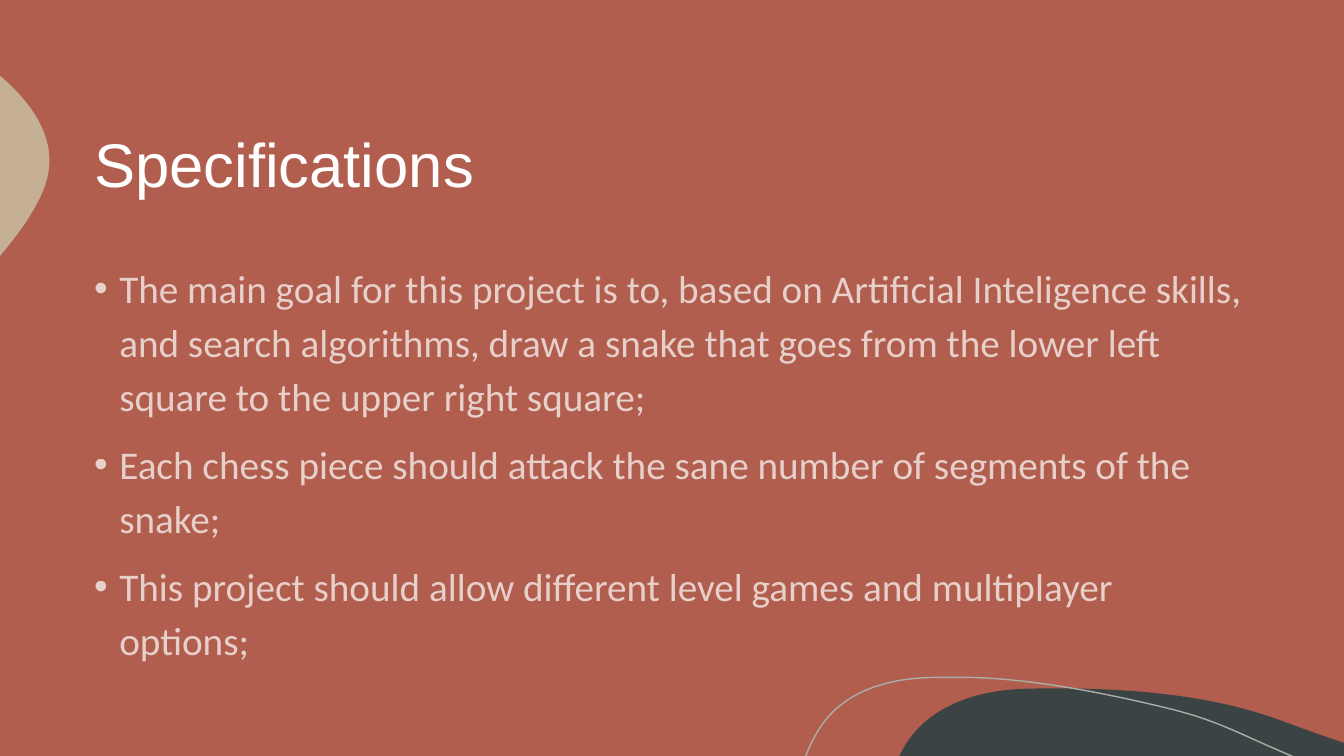
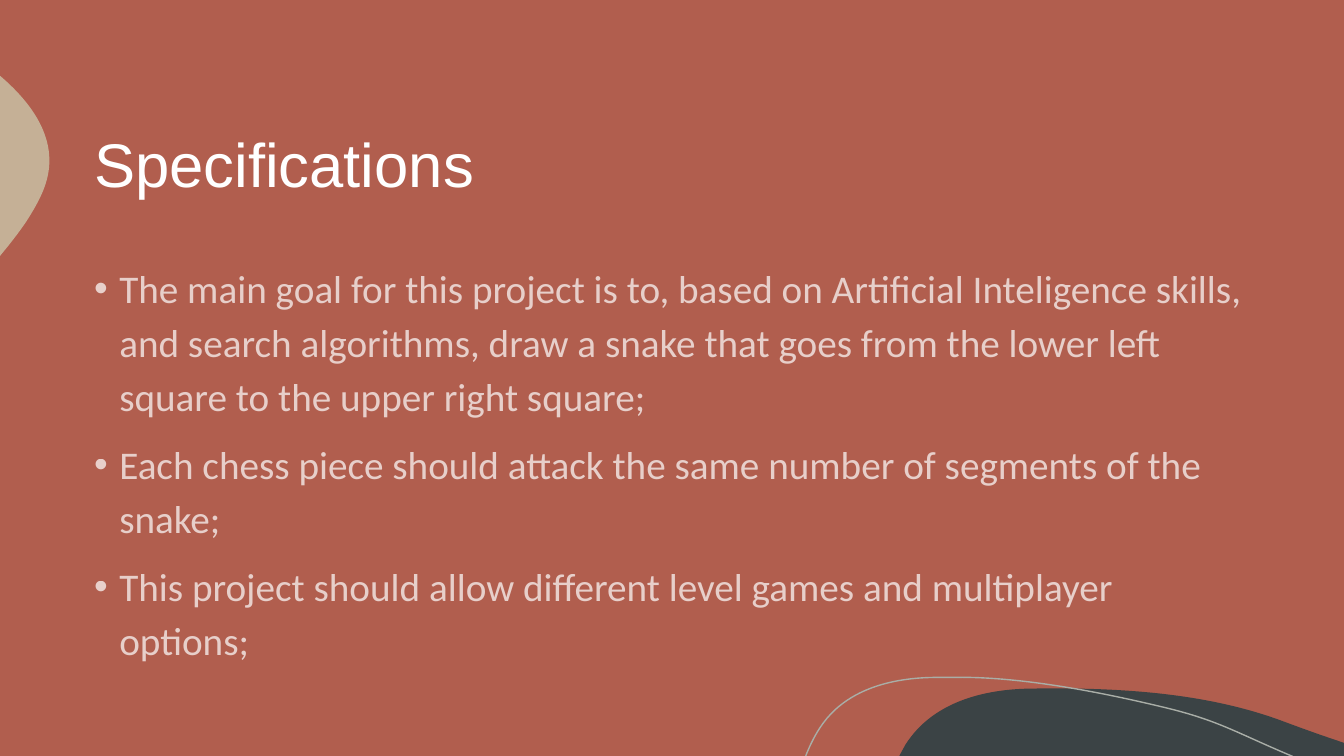
Before and after one commit to itsdomsantos/IART-2022, a slide deck: slide 2 of Chess Snake Puzzles – 2022 IA Project.pptx. Drawn at 1344x756 pixels with LibreOffice and Linux fonts; fonts in the diff are those of the drawing. Boxes give left, top, right and bottom in pixels: in the first picture for what was removed or moved away, otherwise in the second. Text is boxed around its words. In the diff, an @@ line names an element or a change of style, - is before the commit and + after.

Commit message:
PPTX

```diff
--- a/Chess Snake Puzzles – 2022 IA Project.pptx
+++ b/Chess Snake Puzzles – 2022 IA Project.pptx
@@ text at bbox=[119, 452, 1201, 538]: text changed @@
-• Each chess piece should attack the sane number of segments of the snake;
+• Each chess piece should attack the same number of segments of the snake;
```
Also in this commit, not shown: 1 other slide changed, 1 slide added, 1 slide removed, 1 other file.
